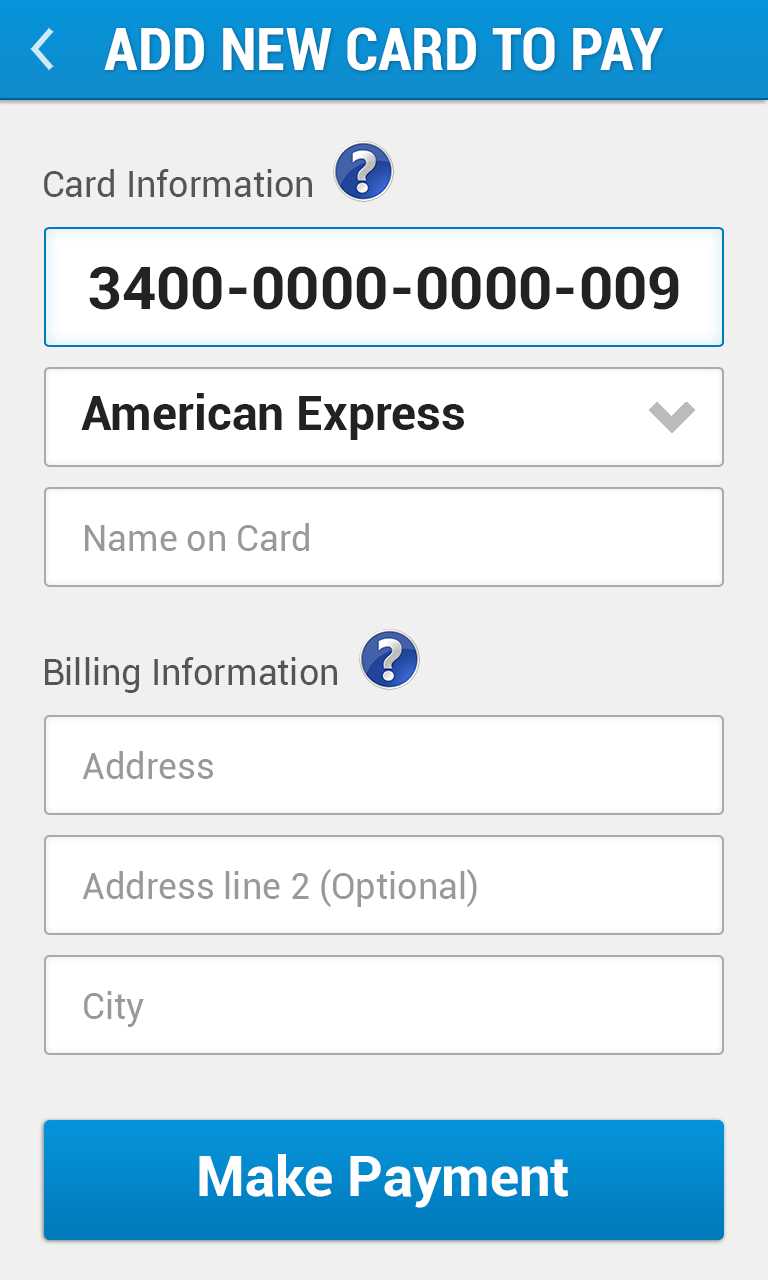
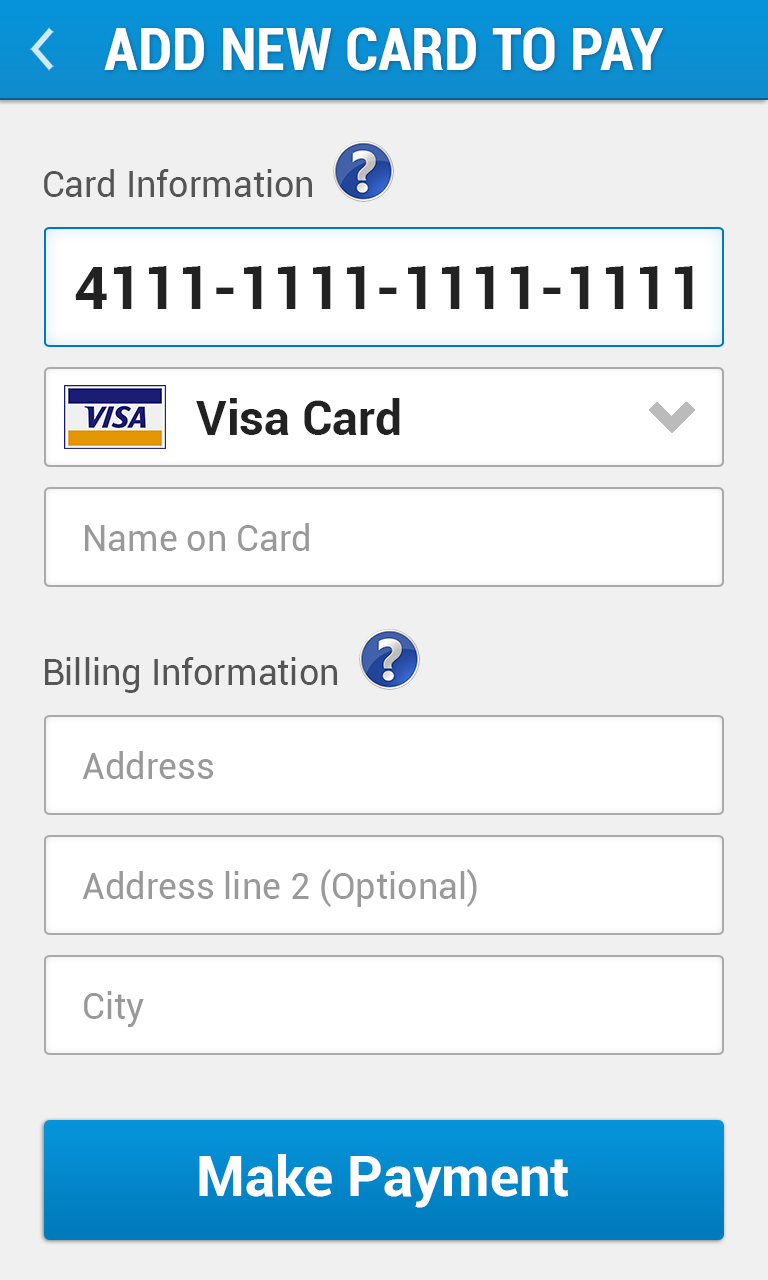
Revision of a layered (768, 1280) image; what changed, layer by layer:
renamed "3400-0000-0000-009" to "4111-1111-1111-1111", painted on it over [left=75, top=266, right=693, bottom=310]
renamed "American Express" to "Visa Card", painted on it over [left=81, top=393, right=464, bottom=440]
added layer "card" in group "ctype" over [left=64, top=385, right=166, bottom=449]
